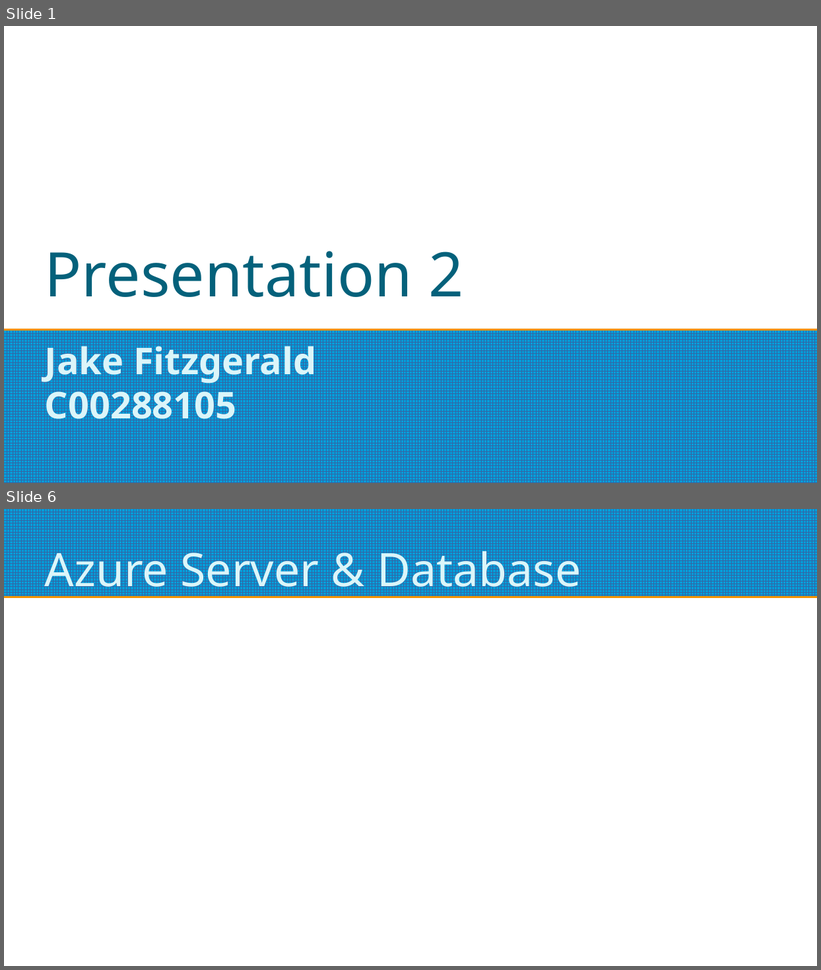
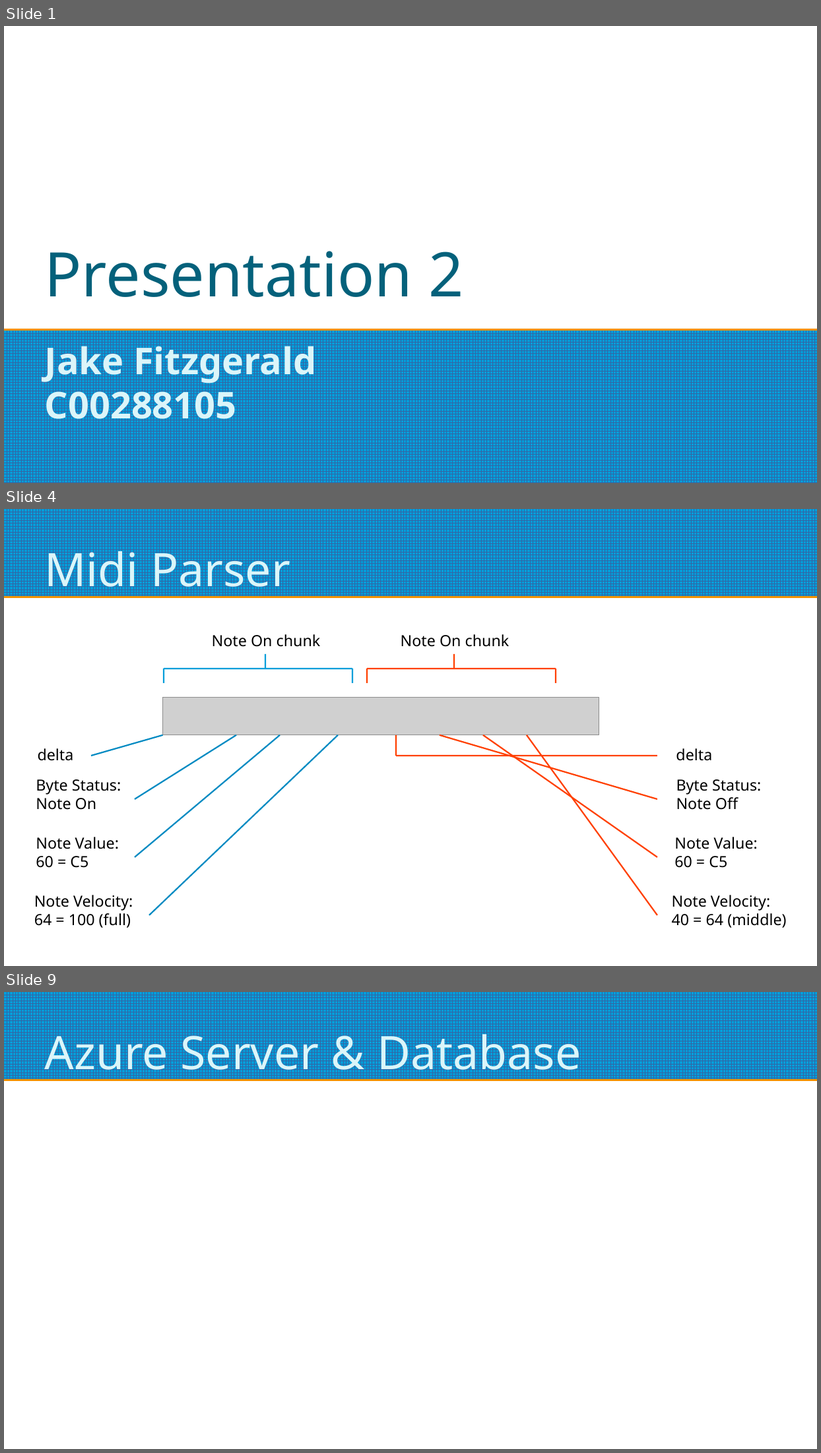
Before and after one commit to Jake-Fitzgerald/4th_year_final_project, a slide deck: Documents/Presentations/Capstone Project Presentation 2.odp. Shown one above the other, each under a label of ours: slides 1 and 6 before the commit, slides 1, 4 and 9 after it; the slides between them are not shown. The pictures are 821x970 and 821x1453 pixels, drawn with LibreOffice and Linux fonts; fonts in the diff are those of the drawing; grey boxes stand for pictures. Boxes give left, top, right and bottom in pixels: in the first picture for what was removed or moved away, otherwise in the second. Text is boxed around its words. In the diff, an @@ line names an element or a change of style, - is before the commit and + after.

```diff
--- a/Documents/Presentations/Capstone Project Presentation 2.odp
+++ b/Documents/Presentations/Capstone Project Presentation 2.odp
@@ slide 4 added at <box>4,509,817,966</box>, background #FFFFFF; not listed: 1 template element that a slide beside it also shows @@
@@ title added at <box>45,543,290,598</box>, 45 pt, text #DBF5F9 @@
+Midi Parser
@@ text added at <box>212,634,321,647</box>, 15 pt, text #000000 @@
+Note On chunk
@@ text added at <box>401,634,510,647</box>, 15 pt, text #000000 @@
+Note On chunk
@@ line added from (265, 669) to (265, 654), #009EDA 1.42 pt @@
@@ line added from (454, 669) to (454, 654), #FF4000 1.42 pt @@
@@ line added from (352, 669) to (164, 669), #009EDA 1.42 pt @@
@@ line added from (164, 683) to (164, 669), #009EDA 1.42 pt @@
@@ line added from (352, 683) to (352, 669), #009EDA 1.42 pt @@
@@ line added from (367, 669) to (556, 669), #FF4000 1.42 pt @@
@@ line added from (367, 683) to (367, 669), #FF4000 1.42 pt @@
@@ line added from (556, 683) to (556, 669), #FF4000 1.42 pt @@
@@ picture added at <box>162,698,599,735</box> @@
@@ line added from (91, 757) to (162, 735), #008AC2 1.42 pt @@
@@ line added from (135, 799) to (236, 735), #008AC2 1.42 pt @@
@@ line added from (135, 857) to (280, 735), #008AC2 1.42 pt @@
@@ line added from (149, 916) to (338, 735), #008AC2 1.42 pt @@
@@ line added from (396, 735) to (396, 757), #FF4000 1.42 pt @@
@@ line added from (658, 799) to (440, 735), #FF4000 1.42 pt @@
@@ line added from (658, 857) to (484, 735), #FF4000 1.42 pt @@
@@ line added from (658, 916) to (527, 735), #FF4000 1.42 pt @@
@@ text added at <box>38,749,74,761</box>, 15 pt, text #000000 @@
+delta
@@ line added from (658, 757) to (396, 757), #FF4000 1.42 pt @@
@@ text added at <box>676,749,712,761</box>, 15 pt, text #000000 @@
+delta
@@ text added at <box>36,780,121,810</box>, 15 pt, text #000000 @@
+Byte Status:
+Note On
@@ text added at <box>677,780,761,810</box>, 15 pt, text #000000 @@
+Byte Status:
+Note Off
@@ text added at <box>36,837,119,868</box>, 15 pt, text #000000 @@
+Note Value:
+60 = C5
@@ text added at <box>675,837,758,868</box>, 15 pt, text #000000 @@
+Note Value:
+60 = C5
@@ text added at <box>34,895,133,928</box>, 15 pt, text #000000 @@
+Note Velocity:
+64 = 100 (full)
@@ text added at <box>672,895,786,928</box>, 15 pt, text #000000 @@
+Note Velocity:
+40 = 64 (middle)
@@ what was slide 6 is now slide 9 @@
```
Also in this commit, not shown: 3 slides changed, 4 other slides added, 1 slide removed, 46 other files.
